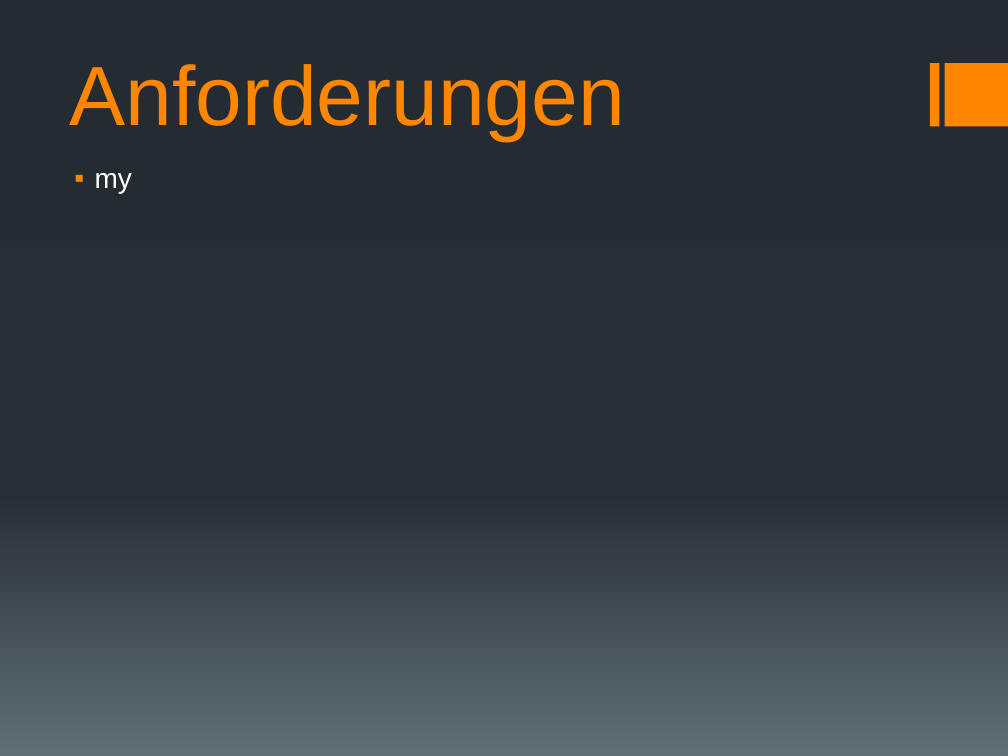
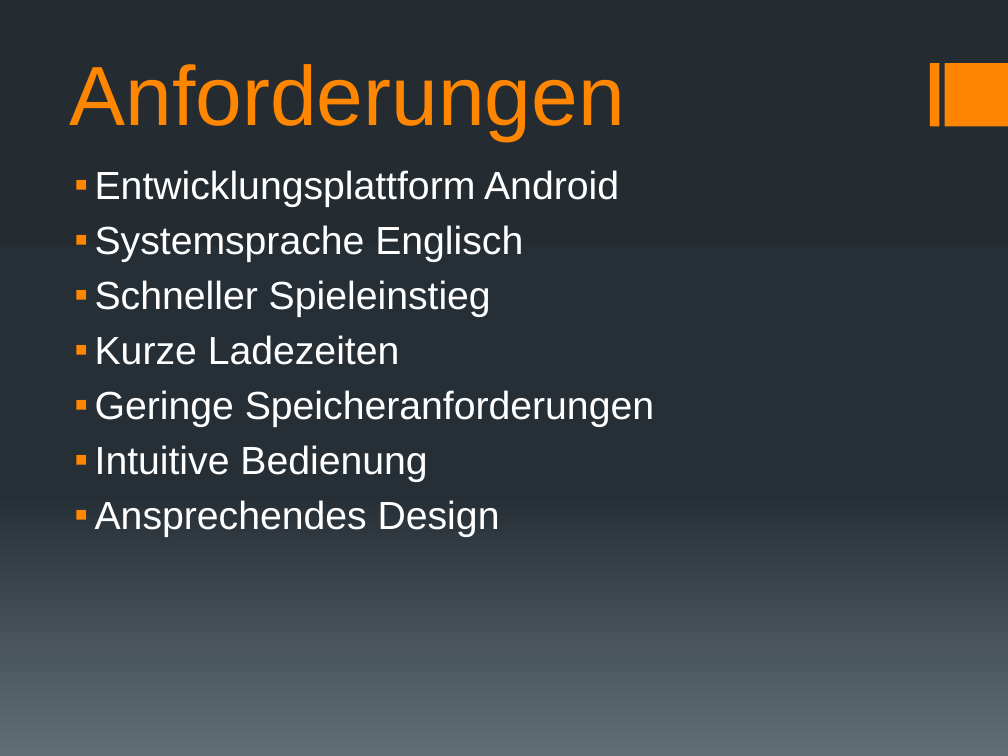
Before and after one commit to docker-apps/Docker, a slide deck: slide 5 of Documents/Projektskizze/Projektskizze_Präsentation_v1.pptx (slide 4 before the commit). Drawn at 1008x756 pixels with LibreOffice and Linux fonts; fonts in the diff are those of the drawing. Boxes give left, top, right and bottom in pixels: in the first picture for what was removed or moved away, otherwise in the second. Text is boxed around its words. In the diff, an @@ line names an element or a change of style, - is before the commit and + after.

```diff
--- a/Documents/Projektskizze/Projektskizze_Präsentation_v1.pptx
+++ b/Documents/Projektskizze/Projektskizze_Präsentation_v1.pptx
@@ text at bbox=[95, 170, 654, 537]: text changed; size 20 to 28 pt @@
-▪ my
+▪ Entwicklungsplattform Android
+▪ Systemsprache Englisch
+▪ Schneller Spieleinstieg
+▪ Kurze Ladezeiten
+▪ Geringe Speicheranforderungen
+▪ Intuitive Bedienung
+▪ Ansprechendes Design
```
Also in this commit, not shown: 4 other slides changed, 6 slides added, 3 slides removed, 1 other file.
